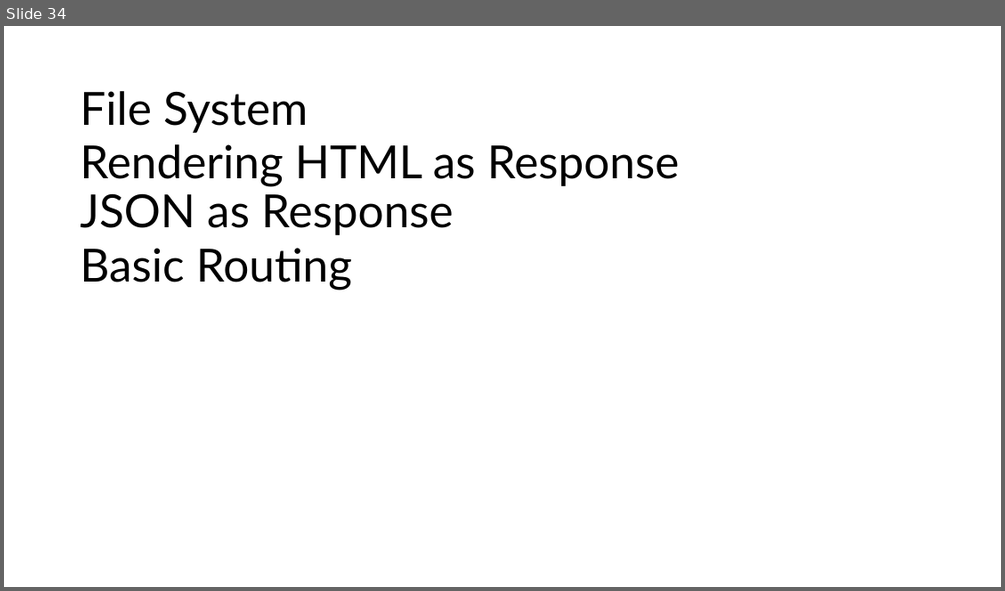
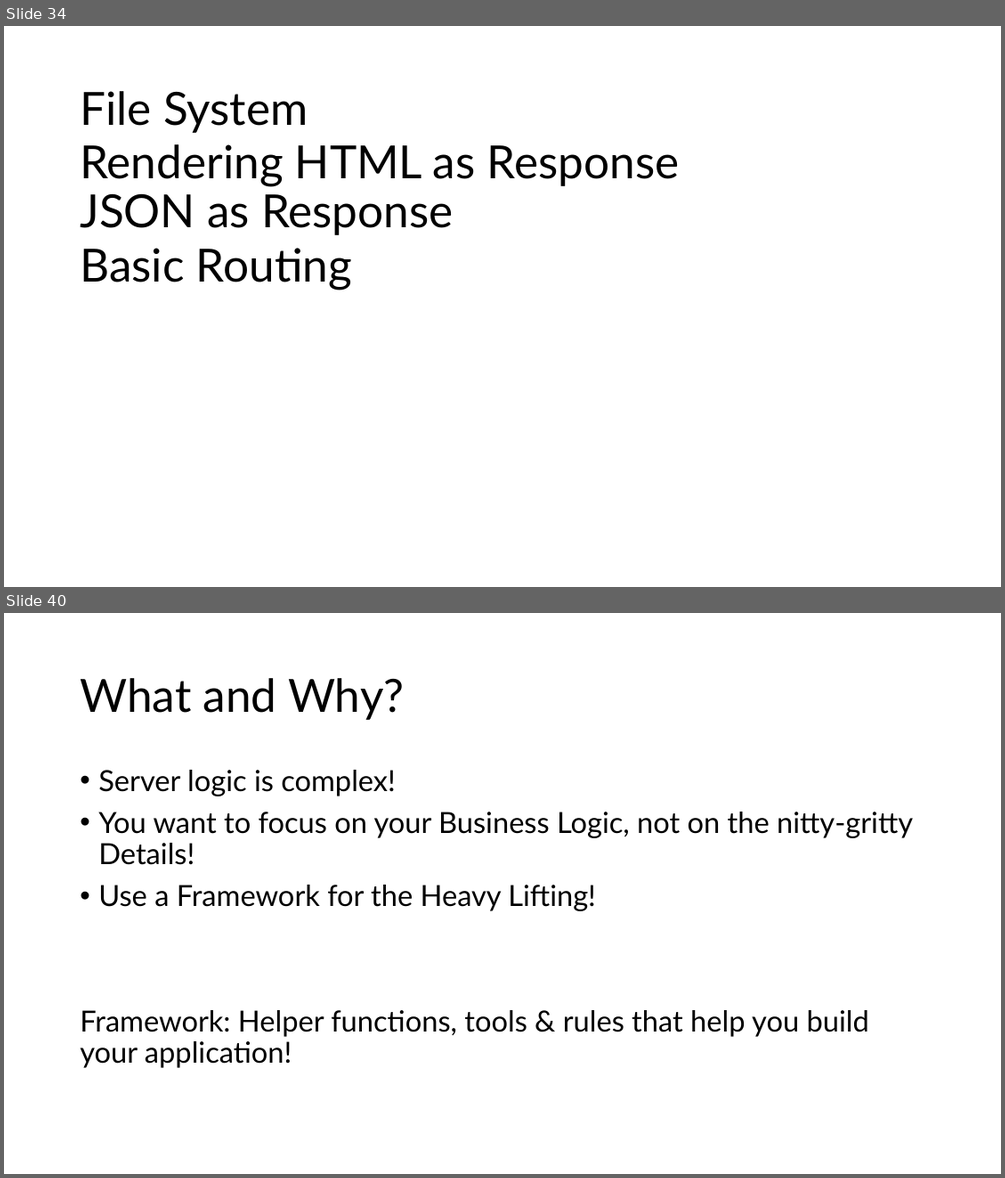
Before and after one commit to PiyushChaturvedii/Batch05, a slide deck: node/Nodejs.pptx. Shown one above the other, each under a label of ours: slide 34 before the commit, slides 34 and 40 after it; the slides between them are not shown. The pictures are 1005x591 and 1005x1178 pixels, drawn with LibreOffice and Linux fonts; fonts in the diff are those of the drawing. Boxes give left, top, right and bottom in pixels: in the first picture for what was removed or moved away, otherwise in the second. Text is boxed around its words. In the diff, an @@ line names an element or a change of style, - is before the commit and + after.

```diff
--- a/node/Nodejs.pptx
+++ b/node/Nodejs.pptx
@@ slide 40 added at (4,613,1001,1174), background #FFFFFF @@
@@ title added at (80,678,404,720), 44 pt, text #000000 @@
+What and Why?
@@ text added at (80,770,913,1068), 28 pt, text #000000 @@
+• Server logic is complex!
+• You want to focus on your Business Logic, not on the nitty-gritty Details!
+• Use a Framework for the Heavy Lifting!
+Framework: Helper functions, tools & rules that help you build your application!
```
Also in this commit, not shown: 9 other slides added, 27 other files.
